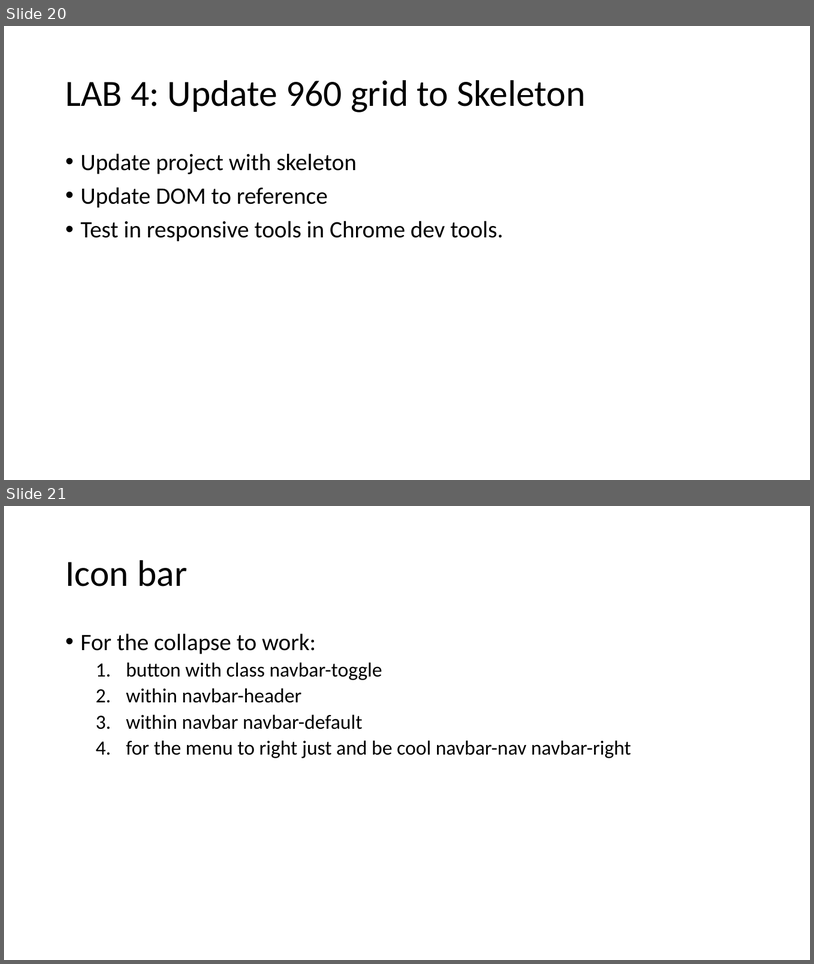
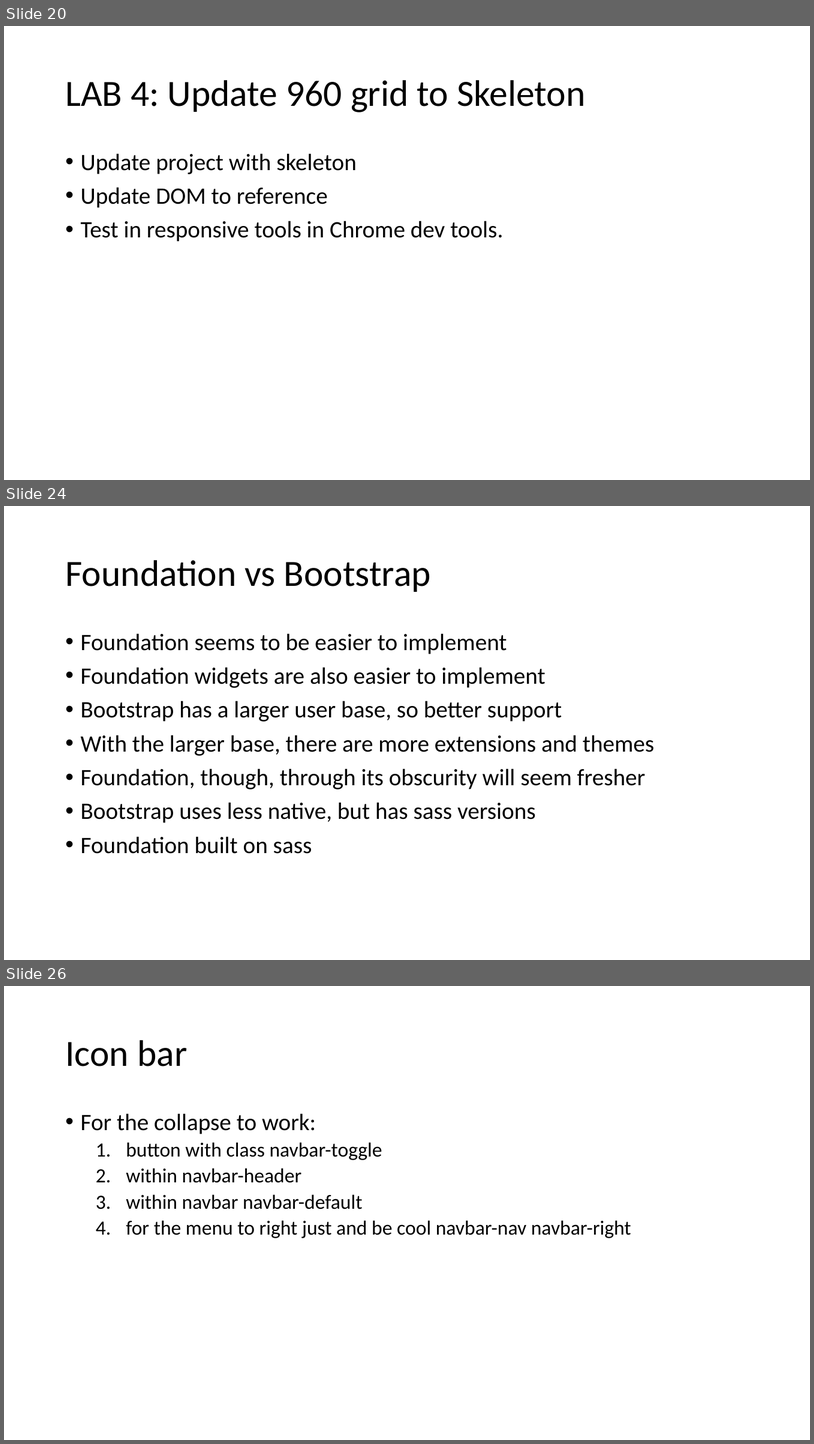
Before and after one commit to mlybrand/ResponsiveWebDesign, a slide deck: presentation/ResponsiveWebDesign.pptx. Shown one above the other, each under a label of ours: slides 20 and 21 before the commit, slides 20, 24 and 26 after it; the slides between them are not shown. The pictures are 814x964 and 814x1444 pixels, drawn with LibreOffice and Linux fonts; fonts in the diff are those of the drawing. Boxes give left, top, right and bottom in pixels: in the first picture for what was removed or moved away, otherwise in the second. Text is boxed around its words. In the diff, an @@ line names an element or a change of style, - is before the commit and + after.

Commit message:
more slides

```diff
--- a/presentation/ResponsiveWebDesign.pptx
+++ b/presentation/ResponsiveWebDesign.pptx
@@ slide 24 added at [4, 506, 810, 960], background #FFFFFF @@
@@ title added at [65, 560, 431, 592], 44 pt, text #000000 @@
+Foundation vs Bootstrap
@@ text added at [81, 633, 654, 853], 28 pt, text #000000 @@
+• Foundation seems to be easier to implement
+• Foundation widgets are also easier to implement
+• Bootstrap has a larger user base, so better support
+• With the larger base, there are more extensions and themes
+• Foundation, though, through its obscurity will seem fresher
+• Bootstrap uses less native, but has sass versions
+• Foundation built on sass
@@ what was slide 21 is now slide 26 @@
```
Also in this commit, not shown: 4 other slides added.
